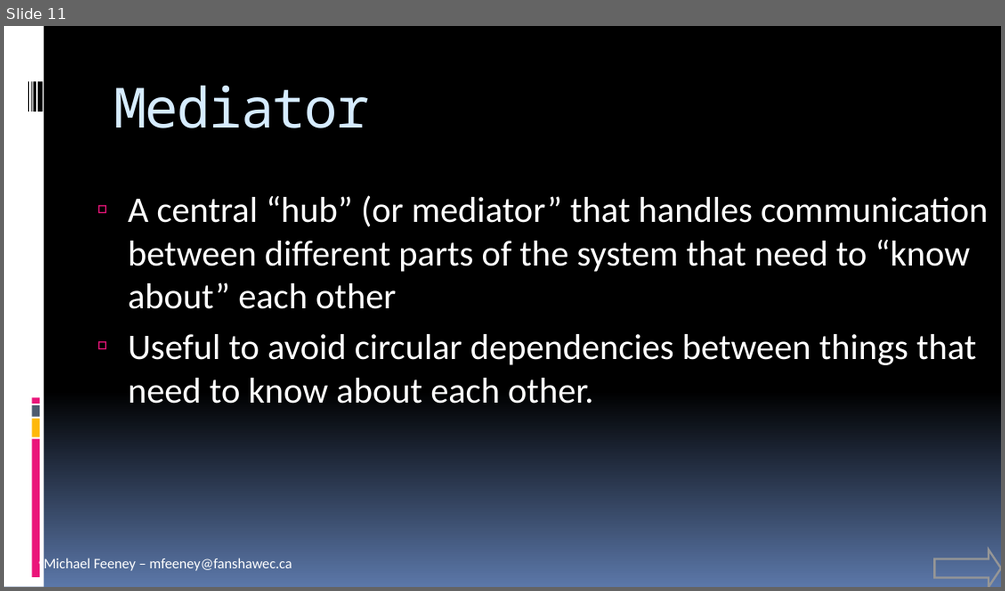
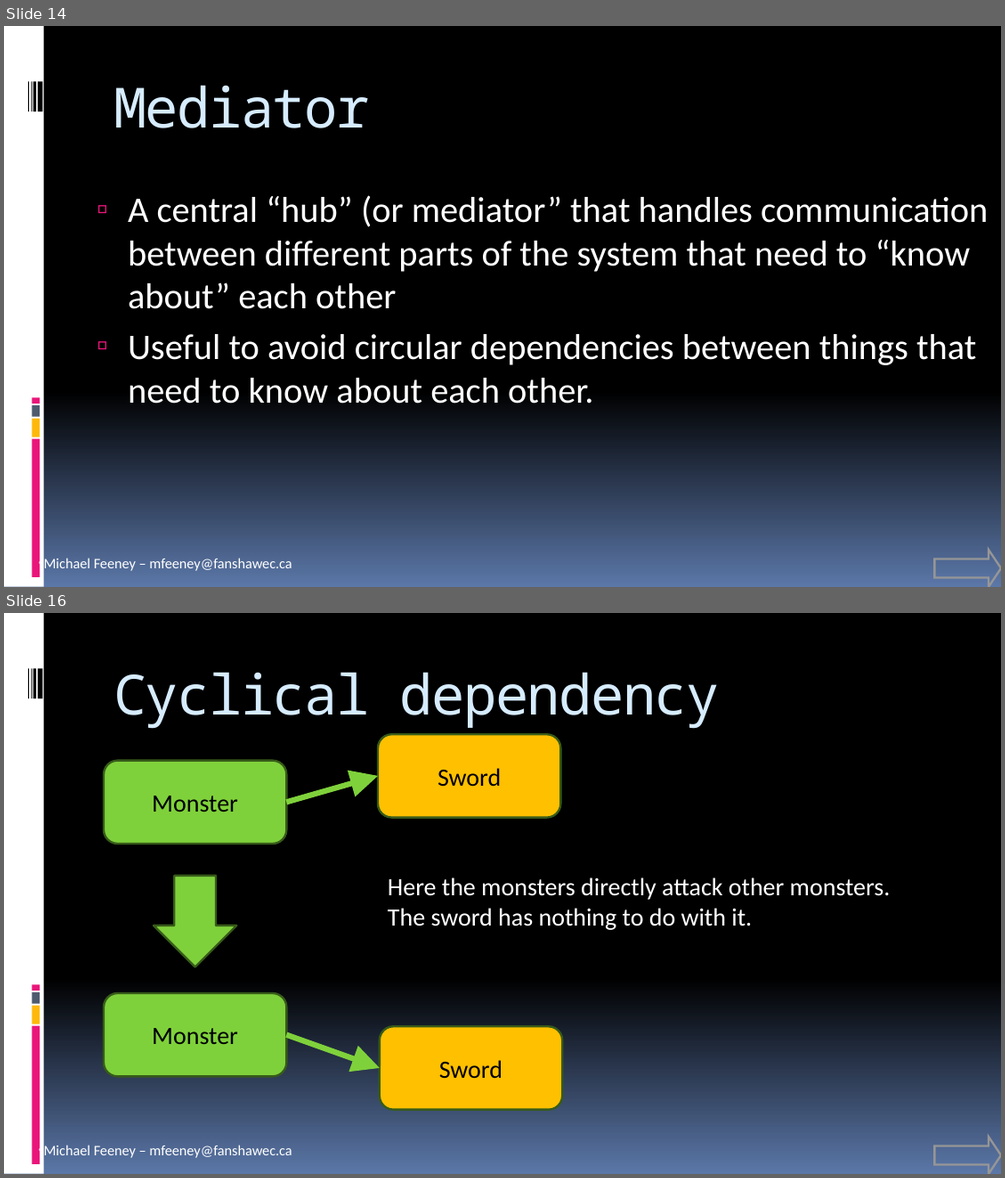
Before and after one commit to FeeneyCodes/GDP202425, a slide deck: 6044_FramPat/D2D/INFO_6044_Patterns (live document).pptx. Shown one above the other, each under a label of ours: slide 11 before the commit, slides 14 and 16 after it; the slides between them are not shown. The pictures are 1005x591 and 1005x1178 pixels, drawn with LibreOffice and Linux fonts; fonts in the diff are those of the drawing. Boxes give left, top, right and bottom in pixels: in the first picture for what was removed or moved away, otherwise in the second. Text is boxed around its words. In the diff, an @@ line names an element or a change of style, - is before the commit and + after.

```diff
--- a/6044_FramPat/D2D/INFO_6044_Patterns (live document).pptx
+++ b/6044_FramPat/D2D/INFO_6044_Patterns (live document).pptx
@@ slide 16 added at (x1=4, y1=613, x2=1001, y2=1174), background gradient #000000 to #5B77A8; not listed: 10 template elements that a slide beside it also shows @@
@@ title added at (x1=113, y1=672, x2=720, y2=729), 40 pt, text #D6ECFF @@
+Cyclical dependency
@@ rounded rectangle added at (x1=378, y1=735, x2=560, y2=818), fill #FFC000, outline #385C1A 1.5 pt, 18 pt, text #000000 @@
+Sword
@@ rounded rectangle added at (x1=104, y1=761, x2=286, y2=844), fill #7FD13B, outline #385C1A 1.5 pt, 18 pt, text #000000 @@
+Monster
@@ arrow added from (286, 803) to (378, 776), #7FD13B 4 pt @@
@@ down arrow added at (x1=154, y1=876, x2=236, y2=967), fill #7FD13B, outline #385C1A 1.5 pt @@
@@ text added at (x1=388, y1=877, x2=890, y2=930), 18 pt, text #FFFFFF @@
+Here the monsters directly attack other monsters. The sword has nothing to do with it.
@@ rounded rectangle added at (x1=104, y1=993, x2=286, y2=1076), fill #7FD13B, outline #385C1A 1.5 pt, 18 pt, text #000000 @@
+Monster
@@ arrow added from (286, 1035) to (380, 1068), #7FD13B 4 pt @@
@@ rounded rectangle added at (x1=380, y1=1027, x2=562, y2=1110), fill #FFC000, outline #385C1A 1.5 pt, 18 pt, text #000000 @@
+Sword
@@ right arrow added at (x1=934, y1=1136, x2=1001, y2=1174), outline #969696 1.5 pt @@
@@ what was slide 11 is now slide 14 @@
```
Also in this commit, not shown: 1 slide changed, 13 other slides added, 32 other files.
